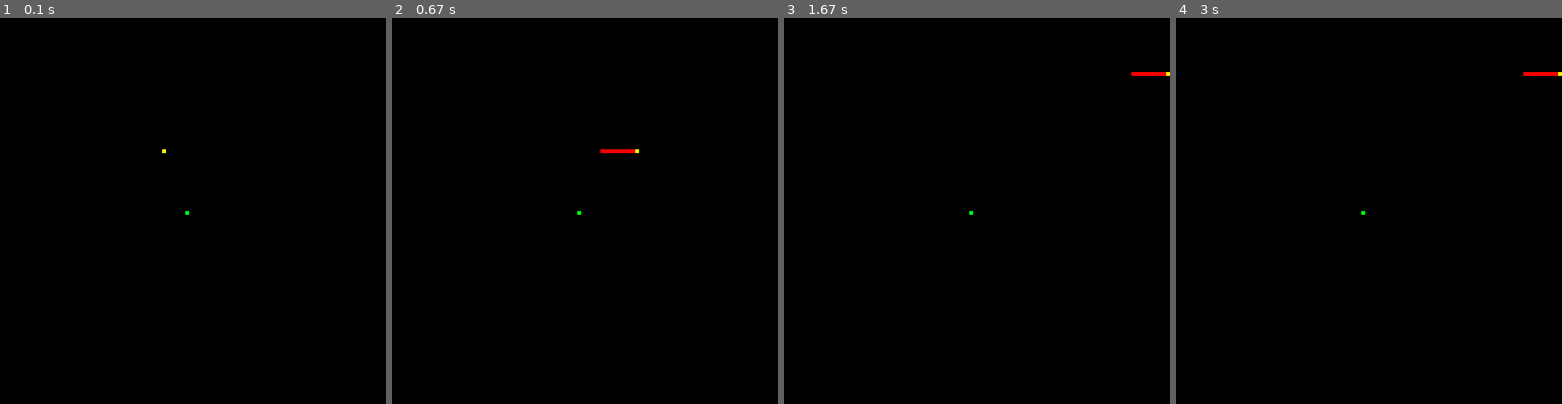
Above: before the commit, frames 1-4 (left to right).
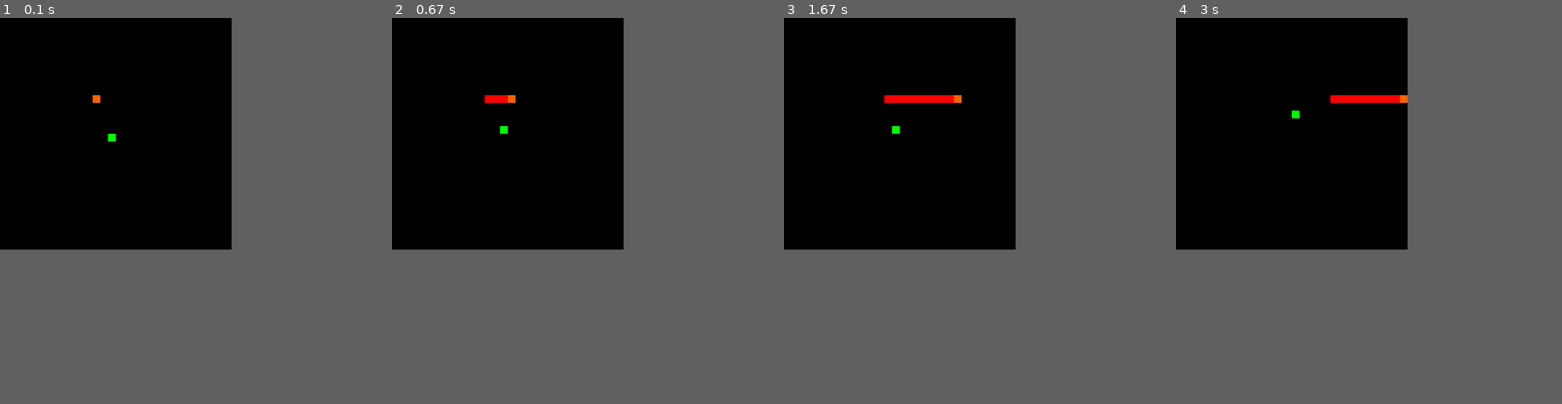
Above: after the commit, the same moments.

Repository: iitaliics/Shnake
Game: pygame game, started from Shnake.py
The game is run twice, just before and just after one commit, with the same random seed, the same clock (stepped at 60 frames per second) and the same inputs.
Inputs:
- Up to frame 1 (0.1 s): no input
- Up to frame 2 (0.67 s): hold Right from 0.33 s (still down)
- Up to frame 3 (1.67 s): release Right at 0.8 s; hold Up 0.83-1.13 s; hold Right 1.17-1.63 s
- Up to frame 4 (3 s): no input
In our replay, the window is 900x900 before the commit and 540x540 after it. These sizes can differ from the game's own. Grey fills any space a smaller window leaves; there, only what the larger window draws over its background counts as a difference.

The runs differ from the first frame. In frame 1, 0.1% of the frame differs, in the area x 24-49%, y 20-51%; in frame 2, 0.3%; in frame 3, 0.5%, in the area x 26-100%, y 14-51%; in frame 4, 0.5%.

Commit message:
Broke Movement. Added bug - from famous Sandbocks!

Diff:
--- a/Shnake.py
+++ b/Shnake.py
@@ -27,7 +27,7 @@
 
 
 class Grid:
-    def __init__(self, width, height):
+    def __init__(self, width, height, speed):
         self.width = width
         self.height = height
         self.grid = [[(grid_object['NONE'], -1) for _ in range(height)] for _ in range(width)]
@@ -43,6 +43,13 @@
         # self.grid[50][100] = (grid_object['SNAKE'], 5)
 
         self.grid[x2][y2] = (grid_object['FOOD'], -1)
+        self.food = (x2, y2)
+        self.food_on_timer = 0
+        self.food_off_timer = 10
+
+        self.frame = 0
+        self.speed = speed
+
 
     def in_bounds(self, x, y):
         if x < 0 or x >= self.width:
@@ -57,13 +64,13 @@
         self.running = False
 
     def start(self):
-        direction = self.get_player_direction()
+        direction = (0, 0)
         self.render()
         pygame.display.update()
 
 
         while(direction == (0, 0)):
-            temp = self.get_player_direction()
+            temp = get_player_direction()
             if temp == (0, 0):
                 pass
             elif self.in_bounds(self.snake_head[0] + temp[0], self.snake_head[1] + temp[1]):
@@ -83,6 +90,28 @@
             chosenOne = random.choice(free)
             self.grid[chosenOne[0]][chosenOne[1]] = (grid_object['FOOD'], -1)
 
+    def move_food(self):
+        print(self.food_on_timer, self.food_off_timer)
+        if self.food_off_timer == 0:
+            self.food_on_timer -= 1
+            if self.food_on_timer <= 0:
+                self.food_off_timer = 100
+                self.food_on_timer = 10
+
+            free = []
+            search = [-1, 0, 1]
+            for column in search:
+                for row in search:
+                    if self.in_bounds(self.food[0] + column, self.food[1] + row):
+                        if not self.grid[self.food[0] + column][self.food[1] + row][1] > 0:
+                            free.append((self.food[0] + column, self.food[1] + row))
+            if len(free):
+                chosenOne = random.choice(free)
+                self.grid[self.food[0]][self.food[1]] = (grid_object['NONE'], -1)
+                self.food = (chosenOne[0], chosenOne[1])
+                self.grid[chosenOne[0]][chosenOne[1]] = (grid_object['FOOD'], -1)
+        else:
+            self.food_off_timer -= 1
 
     def grow(self, x, y, current_length):
         self.grid[x][y] = (grid_object['SNAKE'], current_length + 3)
@@ -104,28 +133,6 @@
             self.grow(self.snake_head[0], self.snake_head[1], self.grid[self.snake_head[0]][self.snake_head[1]][1])
             self.respawn_food()
 
-    def get_player_direction(self):
-
-        x_direciton = 0
-        y_direciton = 0
-
-        for event in pygame.event.get():  # User did something
-            if event.type == pygame.KEYDOWN:
-                if event.key == pygame.K_DOWN:
-                    y_direciton = 1
-                    x_direciton = 0
-                if event.key == pygame.K_UP:
-                    y_direciton = -1
-                    x_direciton = 0
-                if event.key == pygame.K_LEFT:
-                    y_direciton = 0
-                    x_direciton = -1
-                if event.key == pygame.K_RIGHT:
-                    y_direciton = 0
-                    x_direciton = 1
-
-        return (x_direciton, y_direciton)
-
     def update_snake(self, x_direction, y_direction):
         # update head
         x = self.snake_head[0]
@@ -140,17 +147,12 @@
 
         # decrement body
         for segment in range(size):
-            print("Segment: ", segment)
-            print("val before: ", self.grid[x][y][1])
             val = self.grid[x][y][1] - 1
             if val == 0:
                 self.grid[x][y] = (grid_object["NONE"], -1)
             else:
                 self.grid[x][y] = (grid_object["SNAKE"], val)
 
-            print("val after: ", self.grid[x][y][1])
-
-
             next_x = x
             next_y = y
 
@@ -166,51 +168,54 @@
                         next_y = y + del_y
                         break
 
-            print("next_val seek", val, " x: ", next_x, " y: ", next_y)
-
             if next_x == x and next_y == y:
                 break
             else:
                 x = next_x
                 y = next_y
 
-
-
-
     def advance_frame(self):
-        player_direction = self.get_player_direction()
-
-        x = self.snake_head[0]
-        y = self.snake_head[1]
-        size = self.grid[self.snake_head[0]][self.snake_head[1]][1]
-
-        neighbour = (-1, 1)
-
-        for del_x in neighbour:
-            if  self.in_bounds(x + del_x, y):
-                if self.grid[x + del_x][y][1] == size - 1:
-                    x = x + del_x
-                    break
-
-        for del_y in neighbour:
-            if self.in_bounds(x, y + del_y):
-                if self.grid[x][y + del_y][1] == size - 1:
-                    y = y + del_y
-                    break
-
-        snake_body_direction = (x - self.snake_head[0], y - self.snake_head[1])
-
-        if snake_body_direction == player_direction or player_direction[0] == player_direction[1]:
-            x_dir = snake_body_direction[0] * -1
-            y_dir = snake_body_direction[1] * -1
-        else:
-            x_dir = player_direction[0]
-            y_dir = player_direction[1]
-
-        self.check_collision(x_dir, y_dir)
+        self.frame += 1
+
 
         if self.running:
-            self.update_snake(x_dir, y_dir)
+            self.move_food()
+            if self.frame == self.speed:
+                global x_direction
+                global y_direction
+                player_direction = (x_direction, y_direction)
+
+                x = self.snake_head[0]
+                y = self.snake_head[1]
+                size = self.grid[self.snake_head[0]][self.snake_head[1]][1]
+
+                neighbour = (-1, 1)
+
+                for del_x in neighbour:
+                    if  self.in_bounds(x + del_x, y):
+                        if self.grid[x + del_x][y][1] == size - 1:
+                            x = x + del_x
+                            break
+
+                for del_y in neighbour:
+                    if self.in_bounds(x, y + del_y):
+                        if self.grid[x][y + del_y][1] == size - 1:
+                            y = y + del_y
+                            break
+
+                snake_body_direction = (x - self.snake_head[0], y - self.snake_head[1])
+
+                if snake_body_direction == player_direction or player_direction[0] == player_direction[1]:
+                    x_dir = snake_body_direction[0] * -1
+                    y_dir = snake_body_direction[1] * -1
+                else:
+                    x_dir = player_direction[0]
+                    y_dir = player_direction[1]
+
+                self.check_collision(x_dir, y_dir)
+                if self.running:
+                    self.update_snake(x_dir, y_dir)
+                self.frame = 0
 
         self.render()
 
@@ -226,14 +231,36 @@
                 else:
                     pygame.draw.rect(screen, (0, 0, 0), [column*pixel_width, row*pixel_width, pixel_width, pixel_width])
 
-        pygame.draw.rect(screen, (254, 254, 0), [self.snake_head[0]*pixel_width, self.snake_head[1]*pixel_width, pixel_width, pixel_width])
-
-
-
-
-pixel_width = 10
-width = 100
-height = 100
+        pygame.draw.rect(screen, (254, 100, 0), [self.snake_head[0]*pixel_width, self.snake_head[1]*pixel_width, pixel_width, pixel_width])
+
+def get_player_direction():
+
+    global x_direction
+    global y_direction
+
+    for event in pygame.event.get():  # User did something
+        if event.type == pygame.KEYDOWN:
+            if event.key == pygame.K_DOWN:
+                y_direction = 1
+                x_direction = 0
+            if event.key == pygame.K_UP:
+                y_direction = -1
+                x_direction = 0
+            if event.key == pygame.K_LEFT:
+                y_direction = 0
+                x_direction = -1
+            if event.key == pygame.K_RIGHT:
+                y_direction = 0
+                x_direction = 1
+
+    return (x_direction, y_direction)
+
+
+pixel_width = 20
+width = 30
+height = 30
+x_direction = 0
+y_direction = 0
 
 pygame.init()
 clock = pygame.time.Clock()
@@ -241,13 +268,14 @@
 
 screen = pygame.display.set_mode(((width * pixel_width), (height * pixel_width)))
 
-grid = Grid(width, height)
+grid = Grid(width, height, 8)
 grid.start()
 
 while not done:
 
 
     while grid.running:
+        get_player_direction()
         clock.tick(60)
         screen.fill("black")
         grid.advance_frame()
